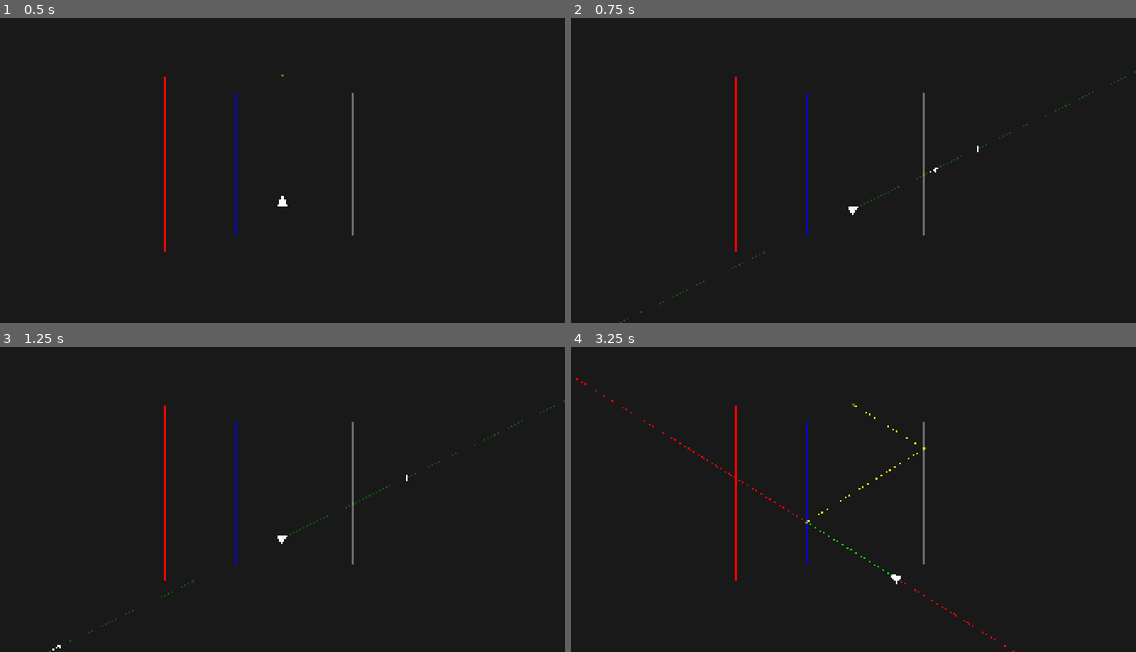
Above: before the commit, frames 1-4 (two rows, left to right).
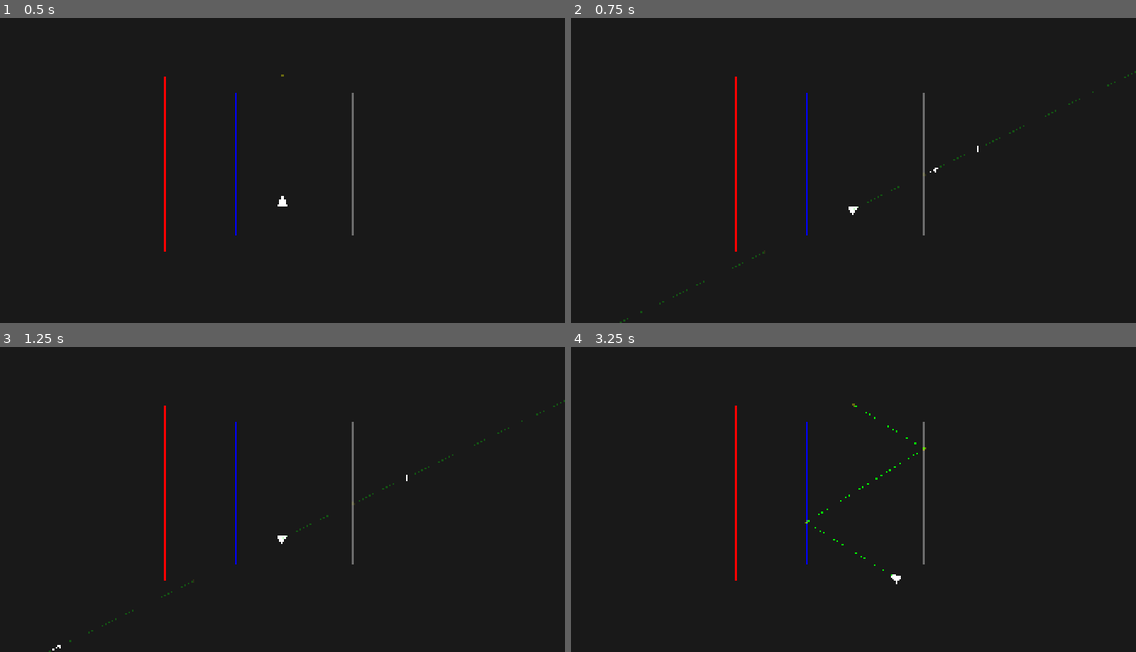
Above: after the commit, the same moments.

Repository: AlonKellner-RedHat/ricochet-game-v2
Game: Godot game, scene res://scenes/open_room_playable.tscn
Two runs of this game, one before a commit and one after it. Both use one fixed random seed, a clock stepped at 60 frames per second and the inputs below.
Inputs (mouse positions are in pixels of both pictures, inside the frame that each line leads up to):
- Up to frame 1 (0.5 s): no input
- Up to frame 2 (0.75 s): tap Enter at 0.5 s; move the mouse to (977, 149) at 0.52 s; hold D (move_right) from 0.53 s (still down); hold Space (fire) from 0.53 s (still down); click (977, 149) at 0.67 s
- Up to frame 3 (1.25 s): keep holding D (move_right); keep holding Space (fire)
- Up to frame 4 (3.25 s): release D (move_right) at 1.25 s; release Space (fire) at 1.25 s; drag from (740, 508) to (825, 557) at 1.27 s; move the mouse to (910, 423) at 2.02 s; hold D (move_right) 2.03-2.75 s; tap Alt at 2.1 s; drag from (825, 557) to (684, 444) at 2.77 s

Frame 1 is identical in both runs. In frame 2, less than 0.1% of the frame differs, in the area x 51-100%, y 18-62%; in frame 3, less than 0.1%; in frame 4, 0.2%, in the area x 0-79%, y 10-100%.

Commit message:
Phase 5: Rewrite preview/render pipeline with merge flow
PathRenderer now uses the full flow:
1. Planner.compute_aim_direction() for aim
2. Tracer.trace() for physical path (all surfaces, segment bounds)
3. Tracer.trace_planned() for planned path (planned surfaces, carrier-only)
4. StepTreeMerge.merge() to classify steps
5. Post-planned trace from cursor for dashed-red continuation

- GameManager uses Planner.compute_aim_direction() for arrow firing
- Invariant checker updated for no-plan case: ALIGNED_POST_PLANNED
  is valid as first step (§14.9), no solid steps expected without plan
- Divergence tests rewritten to use StepTreeMerge directly
- 278 total tests passing

Co-Authored-By: Claude Opus 4.6 <noreply@anthropic.com>

Diff:
--- a/scripts/game/game_manager.gd
+++ b/scripts/game/game_manager.gd
@@ -145,13 +145,8 @@
 		_path_renderer.modulate.a = 1.0
 
 func _compute_aim_direction(player_pos: Vector2, cursor_pos: Vector2, surfaces: Array) -> Direction:
-	if not plan.is_empty():
-		var planned := Planner.plan_transformative_subchain(
-			player_pos, cursor_pos, plan.entries, surfaces, GameState.new())
-		if planned.steps.size() > 0:
-			var first_step: Tracer.Step = planned.steps[0]
-			return Direction.new(player_pos, first_step.end)
-	return Direction.new(player_pos, cursor_pos)
+	var entries: Array = plan.entries if not plan.is_empty() else []
+	return Planner.compute_aim_direction(player_pos, cursor_pos, entries, surfaces, GameState.new())
 
 func _get_surfaces() -> Array:
 	if _level_settings and "surfaces" in _level_settings:
--- a/scripts/testing/invariant_checker.gd
+++ b/scripts/testing/invariant_checker.gd
@@ -108,9 +108,10 @@
 	var typed: Array = _renderer.get_typed_steps()
 	if typed.size() == 0:
 		return violations
-	var first: PreviewBuilder.TypedStep = typed[0]
-	if first.type != StepTypes.Type.ALIGNED:
-		violations.append("PREVIEW-GREEN-FROM-PLAYER: First step type=%d, expected ALIGNED(0)" % first.type)
+	var first: StepTreeMerge.MergedStep = typed[0]
+	var is_green: bool = first.type == StepTypes.Type.ALIGNED or first.type == StepTypes.Type.ALIGNED_POST_PLANNED
+	if not is_green:
+		violations.append("PREVIEW-GREEN-FROM-PLAYER: First step type=%d, expected green (ALIGNED or ALIGNED_POST_PLANNED)" % first.type)
 	return violations
 
 func check_PREVIEW_SOLID_TO_CURSOR(player_pos: Vector2, cursor_pos: Vector2) -> Array[String]:
@@ -120,11 +121,15 @@
 	var typed: Array = _renderer.get_typed_steps()
 	if typed.size() == 0:
 		return violations
+	var has_solid := false
 	var last_solid_end := Vector2.ZERO
 	for i in typed.size():
-		var step: PreviewBuilder.TypedStep = typed[i]
+		var step: StepTreeMerge.MergedStep = typed[i]
 		if StepTypes.is_solid(step.type):
+			has_solid = true
 			last_solid_end = step.end
+	if not has_solid:
+		return violations
 	var dist_to_cursor: float = last_solid_end.distance_to(cursor_pos)
 	if dist_to_cursor > 1.0:
 		violations.append("PREVIEW-SOLID-TO-CURSOR: Solid path ends at %s, cursor at %s (dist=%f)" % [last_solid_end, cursor_pos, dist_to_cursor])
--- a/scripts/visual/path_renderer.gd
+++ b/scripts/visual/path_renderer.gd
@@ -7,7 +7,7 @@
 var _player: CharacterBody2D
 var _cursor: Node2D
 var _traced_path: Tracer.TracedPath = null
-var _typed_steps: Array = []
+var _merged_steps: Array = []
 var _cursor_pos := Vector2.ZERO
 
 func _ready() -> void:
@@ -24,34 +24,49 @@
 func _compute_trace() -> void:
 	if not _player or not _cursor:
 		_traced_path = null
-		_typed_steps = []
+		_merged_steps = []
 		return
 	_cursor_pos = _cursor.global_position
 	var player_pos := _player.global_position
 	if player_pos == _cursor_pos:
 		_traced_path = null
-		_typed_steps = []
+		_merged_steps = []
 		return
 
 	var surfaces := _get_surfaces()
 	var plan := _get_plan()
 	var bounds := _get_bounds()
 
-	var trace_dir: Direction
-	var planned_path: Planner.PlannedPath = null
+	var plan_entries: Array = []
 	if plan and not plan.is_empty():
-		planned_path = Planner.plan_transformative_subchain(
-			player_pos, _cursor_pos, plan.entries, surfaces, GameState.new())
+		plan_entries = plan.entries
+
+	var aim_dir: Direction = Planner.compute_aim_direction(
+		player_pos, _cursor_pos, plan_entries, surfaces, GameState.new())
+
+	_traced_path = Tracer.trace(player_pos, aim_dir, surfaces, GameState.new(), bounds)
+
+	if plan_entries.size() > 0:
+		var planned_path := Tracer.trace_planned(
+			player_pos, aim_dir, plan_entries, surfaces, GameState.new(), _cursor_pos)
+
+		var cursor_index: int = planned_path.steps.size()
+		_merged_steps = StepTreeMerge.merge(planned_path.steps, _traced_path.steps, cursor_index)
+
+		var last_planned_point := _cursor_pos
 		if planned_path.steps.size() > 0:
-			var first_step: Tracer.Step = planned_path.steps[0]
-			trace_dir = Direction.new(player_pos, first_step.end)
-		else:
-			trace_dir = Direction.new(player_pos, _cursor_pos)
+			var last_step: Tracer.Step = planned_path.steps[planned_path.steps.size() - 1]
+			last_planned_point = last_step.end
+
+		var post_dir := Direction.new(last_planned_point, last_planned_point + aim_dir.to_vector().normalized())
+		if not post_dir.is_zero_length():
+			var post_trace := Tracer.trace(last_planned_point, post_dir, surfaces, GameState.new(), bounds)
+			for i in post_trace.steps.size():
+				var step: Tracer.Step = post_trace.steps[i]
+				_merged_steps.append(StepTreeMerge.MergedStep.new(
+					step.start, step.end, StepTypes.Type.DIVERGED_POST_PLANNED, step.frame_id))
 	else:
-		trace_dir = Direction.new(player_pos, _cursor_pos)
-
-	_traced_path = Tracer.trace(player_pos, trace_dir, surfaces, GameState.new(), bounds)
-	_typed_steps = PreviewBuilder.build(_traced_path, player_pos, _cursor_pos, surfaces, bounds, planned_path)
+		_merged_steps = StepTreeMerge.merge([], _traced_path.steps, 0)
 
 func _get_surfaces() -> Array:
 	var parent := get_parent()
@@ -69,17 +84,17 @@
 	return null
 
 func _draw() -> void:
-	if _typed_steps.size() == 0:
+	if _merged_steps.size() == 0:
 		return
 
-	for i in _typed_steps.size():
-		var step: PreviewBuilder.TypedStep = _typed_steps[i]
-		var from: Vector2 = step.start - global_position
-		var to: Vector2 = step.end - global_position
-		if from == to:
+	for i in _merged_steps.size():
+		var ms: StepTreeMerge.MergedStep = _merged_steps[i]
+		var from: Vector2 = ms.start - global_position
+		var to: Vector2 = ms.end - global_position
+		if from.distance_to(to) < 0.01:
 			continue
-		var col: Color = StepTypes.color(step.type)
-		if StepTypes.is_solid(step.type):
+		var col: Color = StepTypes.color(ms.type)
+		if StepTypes.is_solid(ms.type):
 			draw_line(from, to, col, LINE_WIDTH)
 		else:
 			_draw_dashed(from, to, col)
@@ -113,21 +128,21 @@
 			draw_circle(pos, 5.0, hit_color)
 
 func has_line() -> bool:
-	return _typed_steps.size() > 0
+	return _merged_steps.size() > 0
 
 func get_line_from() -> Vector2:
-	if _typed_steps.size() > 0:
-		return _typed_steps[0].start
+	if _merged_steps.size() > 0:
+		return _merged_steps[0].start
 	return Vector2.ZERO
 
 func get_line_direction() -> Vector2:
-	if _typed_steps.size() > 0:
-		var step: PreviewBuilder.TypedStep = _typed_steps[0]
-		return (step.end - step.start).normalized()
+	if _merged_steps.size() > 0:
+		var ms: StepTreeMerge.MergedStep = _merged_steps[0]
+		return (ms.end - ms.start).normalized()
 	return Vector2.ZERO
 
 func get_traced_path() -> Tracer.TracedPath:
 	return _traced_path
 
 func get_typed_steps() -> Array:
-	return _typed_steps
+	return _merged_steps
--- a/tests/test_divergence.gd
+++ b/tests/test_divergence.gd
@@ -2,7 +2,6 @@
 
 func before_each() -> void:
 	Surface.reset_id_counter()
-	MobiusTransform.reset_id_counter()
 
 func _make_mirror(x: float) -> Surface:
 	var seg := Segment.new(Vector2(x, 0), Vector2(x, 600), Vector2(x, 300))
@@ -14,18 +13,22 @@
 func _make_wall(x: float) -> Surface:
 	return RoomBuilder.create_block_surface(Vector2(x, 0), Vector2(x, 600), Vector2(x, 300))
 
-func _build_typed(player: Vector2, cursor: Vector2, surfaces: Array) -> Array:
-	var dir := Direction.new(player, cursor)
-	var path := Tracer.trace(player, dir, surfaces, GameState.new())
-	return PreviewBuilder.build(path, player, cursor, surfaces)
+func _build_merged(player: Vector2, cursor: Vector2, surfaces: Array, plan_entries: Array = []) -> Array:
+	var aim: Direction = Planner.compute_aim_direction(player, cursor, plan_entries, surfaces, GameState.new())
+	var physical := Tracer.trace(player, aim, surfaces, GameState.new())
+	if plan_entries.size() > 0:
+		var planned := Tracer.trace_planned(player, aim, plan_entries, surfaces, GameState.new(), cursor)
+		return StepTreeMerge.merge(planned.steps, physical.steps, planned.steps.size())
+	else:
+		return StepTreeMerge.merge([], physical.steps, 0)
 
 func test_divergence_no_div_cursor_before_mirror() -> void:
 	var mirror := _make_mirror(400)
 	var wall := _make_wall(100)
 	var surfaces: Array[Surface] = [mirror, wall]
-	var steps := _build_typed(Vector2(300, 300), Vector2(350, 300), surfaces)
+	var steps := _build_merged(Vector2(300, 300), Vector2(350, 300), surfaces)
 	for i in steps.size():
-		var step: PreviewBuilder.TypedStep = steps[i]
+		var step: StepTreeMerge.MergedStep = steps[i]
 		assert_true(
 			step.type == StepTypes.Type.ALIGNED or step.type == StepTypes.Type.ALIGNED_POST_PLANNED,
 			"No divergence: step %d should be ALIGNED or POST_PLANNED, got %d" % [i, step.type])
@@ -34,114 +37,55 @@
 	var mirror := _make_mirror(400)
 	var wall := _make_wall(100)
 	var surfaces: Array[Surface] = [mirror, wall]
-	var steps := _build_typed(Vector2(300, 300), Vector2(500, 300), surfaces)
-
+	var steps := _build_merged(Vector2(300, 300), Vector2(500, 300), surfaces)
 	var has_aligned := false
-	var has_div_planned := false
-	var has_div_physical := false
+	var has_post_planned := false
 	for i in steps.size():
-		var step: PreviewBuilder.TypedStep = steps[i]
+		var step: StepTreeMerge.MergedStep = steps[i]
 		if step.type == StepTypes.Type.ALIGNED:
 			has_aligned = true
-		elif step.type == StepTypes.Type.DIVERGED_PLANNED:
-			has_div_planned = true
-		elif step.type == StepTypes.Type.DIVERGED_PHYSICAL:
-			has_div_physical = true
-	assert_true(has_aligned, "Should have ALIGNED steps before divergence")
-	assert_true(has_div_planned, "Should have DIVERGED_PLANNED to cursor")
-	assert_true(has_div_physical, "Should have DIVERGED_PHYSICAL after bounce")
+		if step.type == StepTypes.Type.ALIGNED_POST_PLANNED:
+			has_post_planned = true
+	assert_true(has_aligned or has_post_planned, "No-plan trace should be aligned types")
 
 func test_divergence_cursor_beyond_wall() -> void:
 	var wall := _make_wall(400)
 	var surfaces: Array[Surface] = [wall]
-	var steps := _build_typed(Vector2(300, 300), Vector2(500, 300), surfaces)
-
-	var has_aligned := false
-	var has_div_planned := false
+	var steps := _build_merged(Vector2(300, 300), Vector2(500, 300), surfaces)
+	var has_post_planned := false
 	for i in steps.size():
-		var step: PreviewBuilder.TypedStep = steps[i]
-		if step.type == StepTypes.Type.ALIGNED:
-			has_aligned = true
-		elif step.type == StepTypes.Type.DIVERGED_PLANNED:
-			has_div_planned = true
-	assert_true(has_aligned, "Should have ALIGNED steps before wall")
-	assert_true(has_div_planned, "Should have DIVERGED_PLANNED through wall to cursor")
+		var step: StepTreeMerge.MergedStep = steps[i]
+		if step.type == StepTypes.Type.ALIGNED_POST_PLANNED:
+			has_post_planned = true
+	assert_true(has_post_planned, "No-plan: should have POST_PLANNED steps")
 
 func test_divergence_green_from_player() -> void:
 	var mirror := _make_mirror(400)
 	var wall := _make_wall(100)
 	var surfaces: Array[Surface] = [mirror, wall]
-	var steps := _build_typed(Vector2(300, 300), Vector2(500, 300), surfaces)
+	var steps := _build_merged(Vector2(300, 300), Vector2(500, 300), surfaces)
 	assert_gt(steps.size(), 0, "Should have steps")
-	var first: PreviewBuilder.TypedStep = steps[0]
-	assert_eq(first.type, StepTypes.Type.ALIGNED, "First step should be ALIGNED (solid green)")
-
-func test_divergence_solid_to_cursor() -> void:
-	var mirror := _make_mirror(400)
-	var wall := _make_wall(100)
-	var surfaces: Array[Surface] = [mirror, wall]
-	var cursor := Vector2(500, 300)
-	var steps := _build_typed(Vector2(300, 300), cursor, surfaces)
-
-	var solid_end := Vector2.ZERO
-	for i in steps.size():
-		var step: PreviewBuilder.TypedStep = steps[i]
-		if StepTypes.is_solid(step.type):
-			solid_end = step.end
-	assert_almost_eq(solid_end.x, cursor.x, 0.1, "Solid path should reach cursor x")
-	assert_almost_eq(solid_end.y, cursor.y, 0.1, "Solid path should reach cursor y")
-
-func test_divergence_div_planned_is_straight() -> void:
-	var mirror := _make_mirror(400)
-	var wall := _make_wall(100)
-	var surfaces: Array[Surface] = [mirror, wall]
-	var player := Vector2(300, 300)
-	var cursor := Vector2(500, 300)
-	var steps := _build_typed(player, cursor, surfaces)
-
-	for i in steps.size():
-		var step: PreviewBuilder.TypedStep = steps[i]
-		if step.type == StepTypes.Type.DIVERGED_PLANNED:
-			var expected_dir: Vector2 = (cursor - player).normalized()
-			var actual_dir: Vector2 = (step.end - step.start).normalized()
-			assert_almost_eq(expected_dir.dot(actual_dir), 1.0, 0.01,
-				"DIVERGED_PLANNED should follow straight line toward cursor")
-
-func test_divergence_post_planned_obeys_physics() -> void:
-	var mirror := _make_mirror(400)
-	var wall_left := _make_wall(100)
-	var wall_right := _make_wall(700)
-	var surfaces: Array[Surface] = [mirror, wall_left, wall_right]
-	var steps := _build_typed(Vector2(300, 300), Vector2(500, 300), surfaces)
-
-	var post_planned_steps: Array = []
-	for i in steps.size():
-		var step: PreviewBuilder.TypedStep = steps[i]
-		if step.type == StepTypes.Type.DIVERGED_POST_PLANNED:
-			post_planned_steps.append(step)
-	assert_gt(post_planned_steps.size(), 0, "Should have DIVERGED_POST_PLANNED steps")
-
-func test_divergence_physical_from_bounce() -> void:
-	var mirror := _make_mirror(400)
-	var wall := _make_wall(100)
-	var surfaces: Array[Surface] = [mirror, wall]
-	var steps := _build_typed(Vector2(300, 300), Vector2(500, 300), surfaces)
-
-	var phys_steps: Array = []
-	for i in steps.size():
-		var step: PreviewBuilder.TypedStep = steps[i]
-		if step.type == StepTypes.Type.DIVERGED_PHYSICAL:
-			phys_steps.append(step)
-	assert_gt(phys_steps.size(), 0, "Should have DIVERGED_PHYSICAL steps")
-	var first_phys: PreviewBuilder.TypedStep = phys_steps[0]
-	assert_almost_eq(first_phys.start.x, 400.0, 0.1, "Physical should start at mirror (divergence point)")
+	var first: StepTreeMerge.MergedStep = steps[0]
+	assert_true(
+		first.type == StepTypes.Type.ALIGNED or first.type == StepTypes.Type.ALIGNED_POST_PLANNED,
+		"First step should be aligned type")
 
 func test_divergence_no_nan() -> void:
 	var mirror := _make_mirror(400)
 	var wall := _make_wall(100)
 	var surfaces: Array[Surface] = [mirror, wall]
-	var steps := _build_typed(Vector2(300, 300), Vector2(500, 300), surfaces)
+	var steps := _build_merged(Vector2(300, 300), Vector2(500, 300), surfaces)
 	for i in steps.size():
-		var step: PreviewBuilder.TypedStep = steps[i]
+		var step: StepTreeMerge.MergedStep = steps[i]
 		assert_false(is_nan(step.start.x) or is_nan(step.start.y), "S16: step %d start" % i)
 		assert_false(is_nan(step.end.x) or is_nan(step.end.y), "S16: step %d end" % i)
+
+func test_divergence_with_plan_same_side() -> void:
+	var mirror := _make_mirror(400)
+	var wall := _make_wall(700)
+	var surfaces: Array[Surface] = [mirror, wall]
+	var plan: Array = [PlanManager.PlanEntry.new(mirror.id, Side.Value.LEFT)]
+	var steps := _build_merged(Vector2(600, 300), Vector2(300, 300), surfaces, plan)
+	for i in steps.size():
+		var step: StepTreeMerge.MergedStep = steps[i]
+		assert_false(is_nan(step.start.x) or is_nan(step.end.x), "No NaN with plan")
